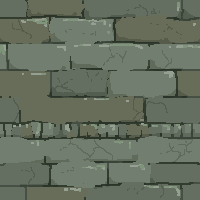
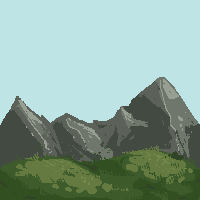
The second 200 × 200 image is a revision of the first. Changes to its layers:
added layer "Layer 7" above "Layer 8" over [0, 145, 200, 200]
added layer "Layer 8" above "sky" over [0, 77, 200, 199]
added layer "sky" above "briocks" over [0, 0, 200, 200]
added group "briocks" with 6 layers over [0, 0, 200, 200]
moved "Layer 6" into group "briocks" over [0, 1, 199, 197]
moved "Layer 4" into group "briocks" over [0, 4, 200, 198]
moved "Layer 2" into group "briocks" over [0, 2, 200, 196]
moved "Layer 1" into group "briocks" over [0, 0, 200, 200]
renamed "Background" to "Layer 0", moved it into group "briocks" over [0, 0, 200, 200]
